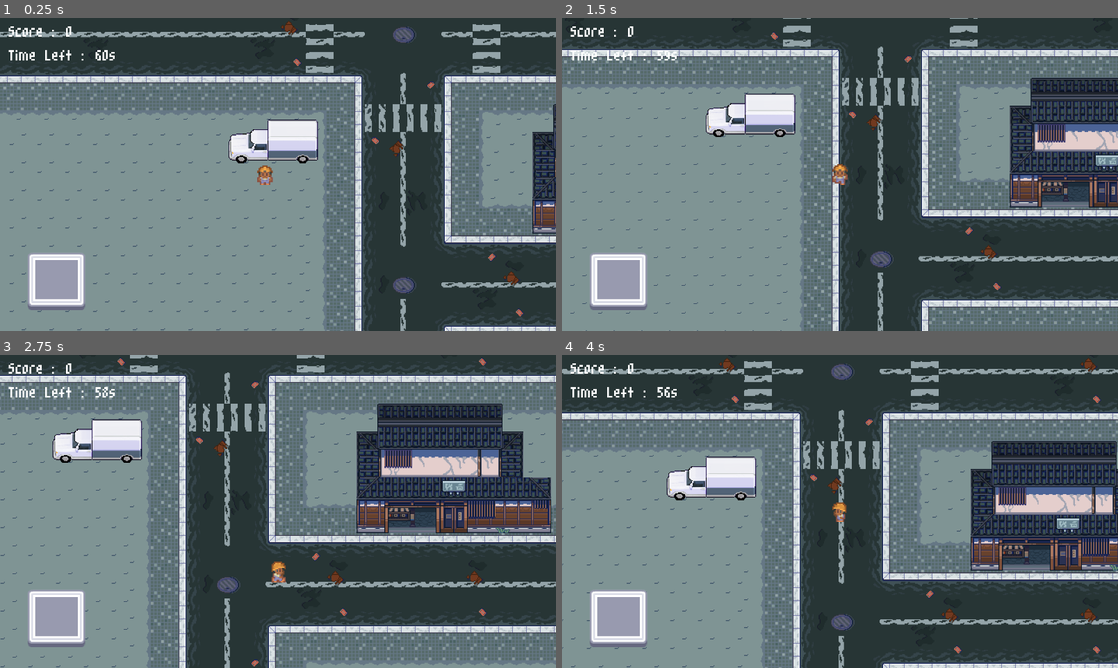
Above: before the commit, frames 1-4 (two rows, left to right).
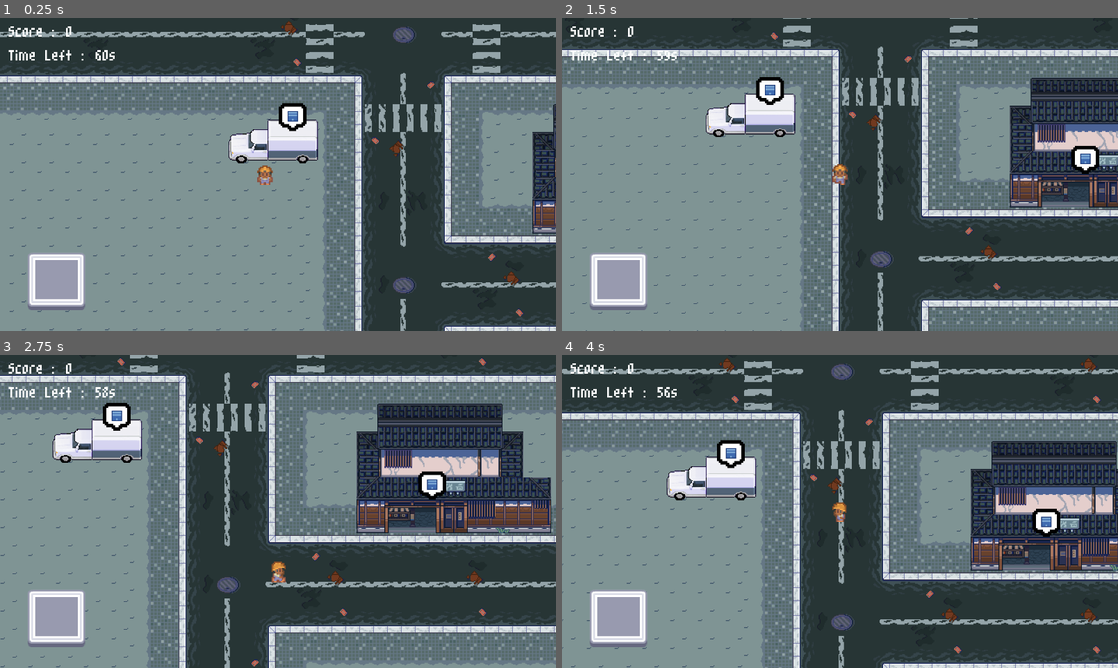
Above: after the commit, the same moments.

Repository: adotrdot/Apocavery
Game: Godot game, scene res://levels/main/main.tscn
The game is run twice, just before and just after one commit, with the same random seed, the same clock (stepped at 60 frames per second) and the same inputs.
Inputs:
- Up to frame 1 (0.25 s): no input
- Up to frame 2 (1.5 s): tap Enter at 0.5 s; hold Right (right) 0.53-1.28 s; tap Space (action) at 0.6, 1.35 s; hold Down (down) from 1.28 s (still down)
- Up to frame 3 (2.75 s): release Down (down) at 2.03 s; hold Right (right) from 2.03 s (still down); tap Space (action) at 2.1 s
- Up to frame 4 (4 s): release Right (right) at 2.78 s; hold Up (up) 2.78-3.53 s; tap Space (action) at 2.85, 3.6 s; hold Left (left) from 3.53 s (still down)

The runs differ from the first frame. In frame 1, 0.4% of the frame differs, in the area x 50-56%, y 27-37%; in frame 2, 0.7%; in frame 3, 0.7%; in frame 4, 0.7%, in the area x 27-90%, y 27-58%.

Commit message:
Add truck's and recipient's package notifier

Diff:
--- a/resources/package/package.gd
+++ b/resources/package/package.gd
@@ -14,6 +14,16 @@
 ## Stores the type of current package
 var type: int
 
+## Stores each packages' texture
+static var red_package: Texture2D = preload("res://resources/package/red_package.png")
+static var blue_package: Texture2D = preload("res://resources/package/blue_package.png")
+static var brown_package: Texture2D = preload("res://resources/package/brown_package.png")
+static var PACKAGE_TEXTURES = {
+	self.RED: red_package,
+	self.BLUE: blue_package,
+	self.BROWN: brown_package
+}
+
 
 func _init(type: int):
 	## Handle wrong type of package
--- a/resources/package/package_holder.gd
+++ b/resources/package/package_holder.gd
@@ -1,16 +1,6 @@
 extends Control
 
 ## Class for package holder
-
-## Stores each packages' texture
-var red_package: Texture2D = preload("res://resources/package/red_package.png")
-var blue_package: Texture2D = preload("res://resources/package/blue_package.png")
-var brown_package: Texture2D = preload("res://resources/package/brown_package.png")
-var PACKAGE_TEXTURES = {
-	Package.RED: red_package,
-	Package.BLUE: blue_package,
-	Package.BROWN: brown_package
-}
 
 ## Stores package icon's node
 @onready var package_icon: TextureRect = $PackageIcon
@@ -18,4 +8,4 @@
 
 ## Sets package's icon based on package's type, if not null
 func set_package_icon(package: Package):
-	package_icon.set_texture(PACKAGE_TEXTURES[package.type] if package != null else null)
+	package_icon.set_texture(Package.PACKAGE_TEXTURES[package.type] if package != null else null)
--- /dev/null
+++ b/resources/package/package_notifier.gd
@@ -0,0 +1,23 @@
+extends Node2D
+
+## Class for package notifier
+
+## Stores package icon's node
+@onready var package_icon: Sprite2D = $PackageIcon
+
+
+## Sets notifier's icon and shows it on screen, if given package is not null
+func notify(package: Package):
+	if package == null:
+		return
+
+	## Sets package's texture
+	package_icon.set_texture(Package.PACKAGE_TEXTURES[package.type])
+
+	## Display node
+	self.show()
+
+
+## Hides notifier
+func drop():
+	self.hide()
--- /dev/null
+++ b/resources/package/package_notifier.tscn
@@ -0,0 +1,16 @@
+[gd_scene load_steps=4 format=3 uid="uid://dfcuiuxis3cna"]
+
+[ext_resource type="Script" path="res://resources/package/package_notifier.gd" id="1_j1ack"]
+[ext_resource type="Texture2D" uid="uid://dc8d3qdgnn7x0" path="res://resources/package/package_notifier_icon.png" id="1_mp48m"]
+[ext_resource type="Texture2D" uid="uid://bb76abdt5q8vi" path="res://resources/package/blue_package.png" id="2_4gs2j"]
+
+[node name="PackageNotifier" type="Node2D"]
+script = ExtResource("1_j1ack")
+
+[node name="NotifierIcon" type="Sprite2D" parent="."]
+scale = Vector2(2, 2)
+texture = ExtResource("1_mp48m")
+
+[node name="PackageIcon" type="Sprite2D" parent="."]
+position = Vector2(0, -1)
+texture = ExtResource("2_4gs2j")
--- a/resources/package/package_system.gd
+++ b/resources/package/package_system.gd
@@ -87,8 +87,6 @@
 			package_to_deliver[i].free()
 			package_to_deliver[i] = null
 
-			## Removes the respective recipient's desired package
-			recipients[i].desired_package = null
-
-	## Begin to prepare another delivery
+	## Wait 3 seconds and begin to prepare another delivery
+	await get_tree().create_timer(1.0).timeout
 	prepare_delivery()
--- a/resources/player/player_action.gd
+++ b/resources/player/player_action.gd
@@ -41,12 +41,16 @@
 func pickup(truck: Node2D):
 	var parent = self.get_parent()
 
-	## Gets package from truck
+	## Gets package from truck if not null
+	if truck.stored_package == null:
+		return
 	parent.cur_package = truck.stored_package
 
+	## Drop truck's package notifier
+	truck.drop()
+
 	## Emit package change signal
-	if parent.cur_package != null:
-		parent.package_changed.emit(parent.cur_package)
+	parent.package_changed.emit(parent.cur_package)
 
 
 ## Delivers package to recipient
@@ -58,6 +62,9 @@
 
 	## Gets recipient's desired package
 	if parent.cur_package.type == recipient.desired_package.type:
+		## Drop recipient's package notifier
+		recipient.drop()
+
 		## Change current package to null and emit delivered signal
 		parent.package_delivered.emit(parent.cur_package)
 		parent.cur_package = null
--- a/resources/recipients/base_recipient.tscn
+++ b/resources/recipients/base_recipient.tscn
@@ -1,7 +1,8 @@
-[gd_scene load_steps=3 format=3 uid="uid://dp321bw71tk4c"]
+[gd_scene load_steps=4 format=3 uid="uid://dp321bw71tk4c"]
 
 [ext_resource type="Script" path="res://resources/recipients/recipient.gd" id="1_8v6iw"]
 [ext_resource type="TileSet" uid="uid://bsrug1l1o8v2e" path="res://resources/map/tilemap.tres" id="1_daibe"]
+[ext_resource type="PackedScene" uid="uid://dfcuiuxis3cna" path="res://resources/package/package_notifier.tscn" id="3_1o070"]
 
 [node name="BaseRecipient" type="Node2D"]
 script = ExtResource("1_8v6iw")
@@ -15,3 +16,5 @@
 
 [node name="RecipientPackageArea" type="Area2D" parent="."]
 collision_layer = 4
+
+[node name="PackageNotifier" parent="." instance=ExtResource("3_1o070")]
--- a/resources/recipients/recipient.gd
+++ b/resources/recipients/recipient.gd
@@ -10,3 +10,12 @@
 ## Sets desired package
 func call_for_package(package: Package):
 	self.desired_package = package
+
+	## Display notifier
+	$PackageNotifier.notify(package)
+
+
+## Hides notifier
+func drop():
+	self.desired_package = null
+	$PackageNotifier.drop()
--- a/resources/recipients/recipient_1.tscn
+++ b/resources/recipients/recipient_1.tscn
@@ -16,3 +16,6 @@
 [node name="CollisionShape2D" type="CollisionShape2D" parent="RecipientPackageArea" index="0"]
 position = Vector2(48, 170)
 shape = SubResource("RectangleShape2D_e0uy8")
+
+[node name="PackageNotifier" parent="." index="3"]
+position = Vector2(49, 137)
--- a/resources/recipients/recipient_2.tscn
+++ b/resources/recipients/recipient_2.tscn
@@ -16,3 +16,6 @@
 [node name="CollisionShape2D" type="CollisionShape2D" parent="RecipientPackageArea" index="0"]
 position = Vector2(48, 170)
 shape = SubResource("RectangleShape2D_bjccq")
+
+[node name="PackageNotifier" parent="." index="3"]
+position = Vector2(48, 137)
--- a/resources/recipients/recipient_3.tscn
+++ b/resources/recipients/recipient_3.tscn
@@ -16,3 +16,6 @@
 [node name="CollisionShape2D" type="CollisionShape2D" parent="RecipientPackageArea" index="0"]
 position = Vector2(82, 153)
 shape = SubResource("RectangleShape2D_hmlaf")
+
+[node name="PackageNotifier" parent="." index="3"]
+position = Vector2(87, 105)
--- a/resources/recipients/recipient_4.tscn
+++ b/resources/recipients/recipient_4.tscn
@@ -17,3 +17,6 @@
 [node name="CollisionShape2D" type="CollisionShape2D" parent="RecipientPackageArea" index="0"]
 position = Vector2(112, 182.5)
 shape = SubResource("RectangleShape2D_fjubj")
+
+[node name="PackageNotifier" parent="." index="3"]
+position = Vector2(112, 139)
--- a/resources/truck/truck.gd
+++ b/resources/truck/truck.gd
@@ -10,3 +10,12 @@
 
 func store(package: Package):
 	self.stored_package = package
+
+	## Sets package's notifier
+	$PackageNotifier.notify(package)
+
+
+## Hides notifier
+func drop():
+	self.stored_package = null
+	$PackageNotifier.drop()
--- a/resources/truck/truck.tscn
+++ b/resources/truck/truck.tscn
@@ -1,7 +1,8 @@
-[gd_scene load_steps=4 format=3 uid="uid://bi0dioytjxbpq"]
+[gd_scene load_steps=5 format=3 uid="uid://bi0dioytjxbpq"]
 
 [ext_resource type="Texture2D" uid="uid://pbk2f8kklxhr" path="res://resources/truck/white_truck.png" id="1_2sya4"]
 [ext_resource type="Script" path="res://resources/truck/truck.gd" id="1_6hxct"]
+[ext_resource type="PackedScene" uid="uid://dfcuiuxis3cna" path="res://resources/package/package_notifier.tscn" id="3_b8x18"]
 
 [sub_resource type="RectangleShape2D" id="RectangleShape2D_japl8"]
 size = Vector2(20, 16)
@@ -25,3 +26,6 @@
 [node name="CollisionShape2D" type="CollisionShape2D" parent="TruckPackageArea"]
 position = Vector2(40, -7)
 shape = SubResource("RectangleShape2D_japl8")
+
+[node name="PackageNotifier" parent="." instance=ExtResource("3_b8x18")]
+position = Vector2(21, -31)
Binary file added: resources/package/package_notifier_icon.png
Not shown, added: resources/package/package_notifier_icon.png.import
